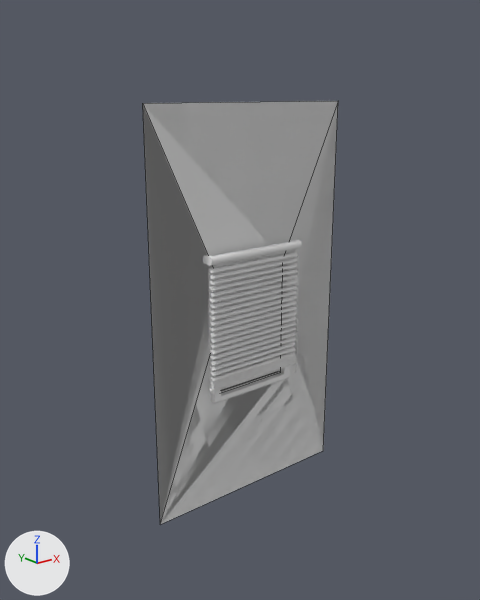
The FBX model Assets/fbx/room/wall_window_small.fbx, before and after one commit.
Camera for both pictures: a camera (50 mm lens) standing at (-3.54, -4.28, 3.58) and looking at (-0.05, 0.08, 1.83). The lights are fixed; the arrows at lower left show +X, +Y and +Z. Mesh edges are drawn as thin lines on the coarser meshes. Objects named as collision shapes, trigger or cutter boxes, shadow casters or lower levels of detail are left out. Where no turn or scale is listed for an object, it has been applied to the vertices. Vertices at the same position are counted once.

Names of what the first picture shows: 'Plane', 'Plane.001', 'room_Cube.002', 'room_Cube.022', 'room_wall_window_small', 'top'.
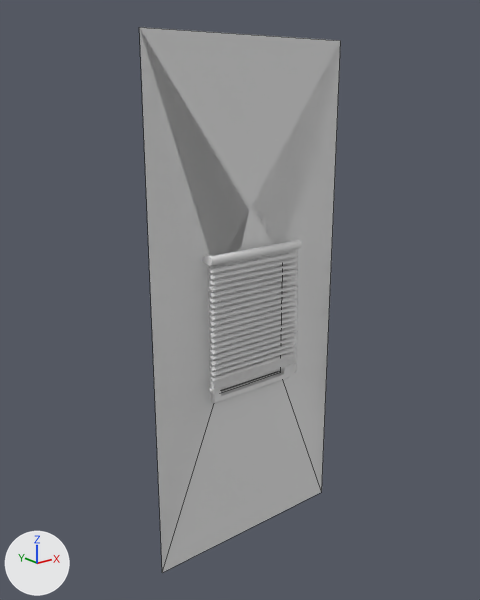
The change, as JSON lines over the scene's bpy script:
```json
{"block": "me_mesh_005", "where": "me_mesh_005.from_pydata(...)  # 15 vertices, 4 faces; spans x -1.0..1.0, y 0.0, z 0.0..3.5"}
{"block": "me_mesh_005", "where": "# used by ob_room_wall_window_small; location = (0.0, 0.0, 0.0)"}
{"block": "me_mesh_005", "where": "# verts and faces of me_mesh_005; kept vertices keep their numbers, new ones are numbered from 15"}
{"block": "me_mesh_005", "where": "# before: 0 (-1.0, 0.0, 0.0) at pixel (160, 524), 1 (-1.0, 0.0, 3.5) at pixel (142, 103), 2 (1.0, 0.0, 0.0) at pixel (323, 450), 3 (1.0, 0.0, 3.5) at pixel (338, 100), 4 (-0.37, 0.0, 1.05)"}
{"block": "me_mesh_005", "where": "# before: 5 (-0.37, 0.0, 1.05), 6 (-0.37, 0.0, 1.6), 7 (0.38, 0.0, 1.05) at pixel (280, 372), 8 (0.0, 0.0, 1.05) at pixel (249, 383), 9 (0.0, 0.0, 1.05) at pixel (249, 383)"}
{"block": "me_mesh_005", "where": "# before: 10 (0.38, 0.0, 2.15), 11 (-0.37, 0.0, 2.15), 12 (-0.37, 0.0, 2.15), 13 (0.0, 0.0, 2.15), 14 (0.0, 0.0, 2.15)"}
{"block": "me_mesh_005", "change": "me_mesh_005 part 1"}
{"op": "add", "block": "me_mesh_005", "code": "delete_vertices([*range(0, 4), 5, 6, 9, 12])  # with the faces that use them"}
{"op": "add", "block": "me_mesh_005", "code": "verts[15] = (-1.0, 0.0, -0.5)  # pixel (162, 572)"}
{"op": "add", "block": "me_mesh_005", "code": "verts[16] = (-1.0, 0.0, 4.0)  # pixel (139, 27)"}
{"op": "add", "block": "me_mesh_005", "code": "verts[17] = (1.0, 0.0, -0.5)  # pixel (321, 492)"}
{"op": "add", "block": "me_mesh_005", "code": "verts[18] = (1.0, 0.0, 4.0)  # pixel (340, 40)"}
{"op": "add", "block": "me_mesh_005", "code": "faces += [(4, 11, 13, 10, 7, 17, 18, 16, 15), (4, 15, 16, 18, 17, 7, 10, 14, 11), (4, 8, 7, 17, 15)]"}
```

Pixel boxes (x1, y1, x2, y2) of what changed, in the pictures (480 x 600 px):
```json
{"object": "room_wall_window_small", "change": "reshaped", "before": [143, 101, 338, 524], "after": [139, 27, 341, 573], "on screen": "29% taller"}
```
